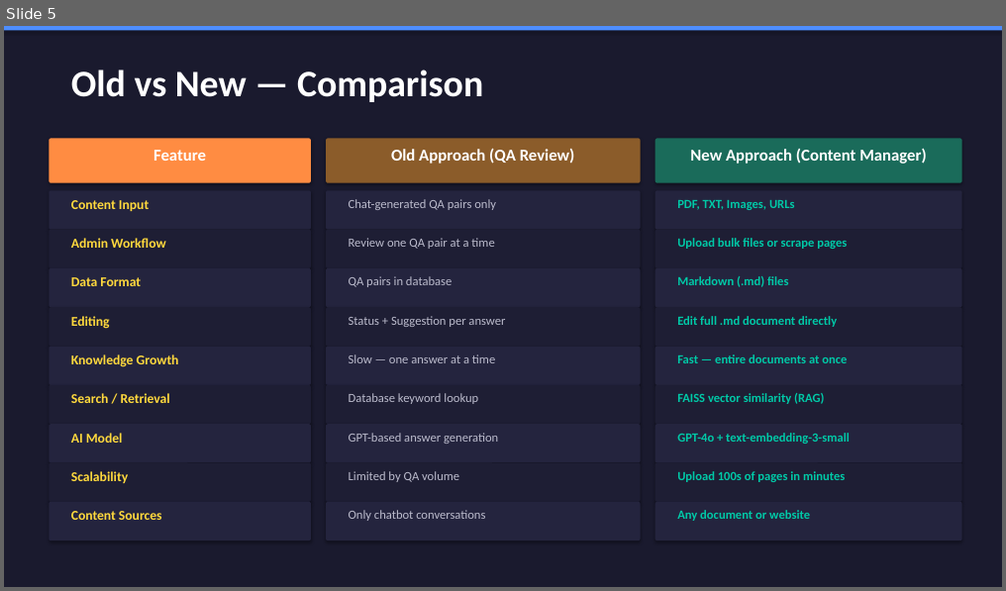
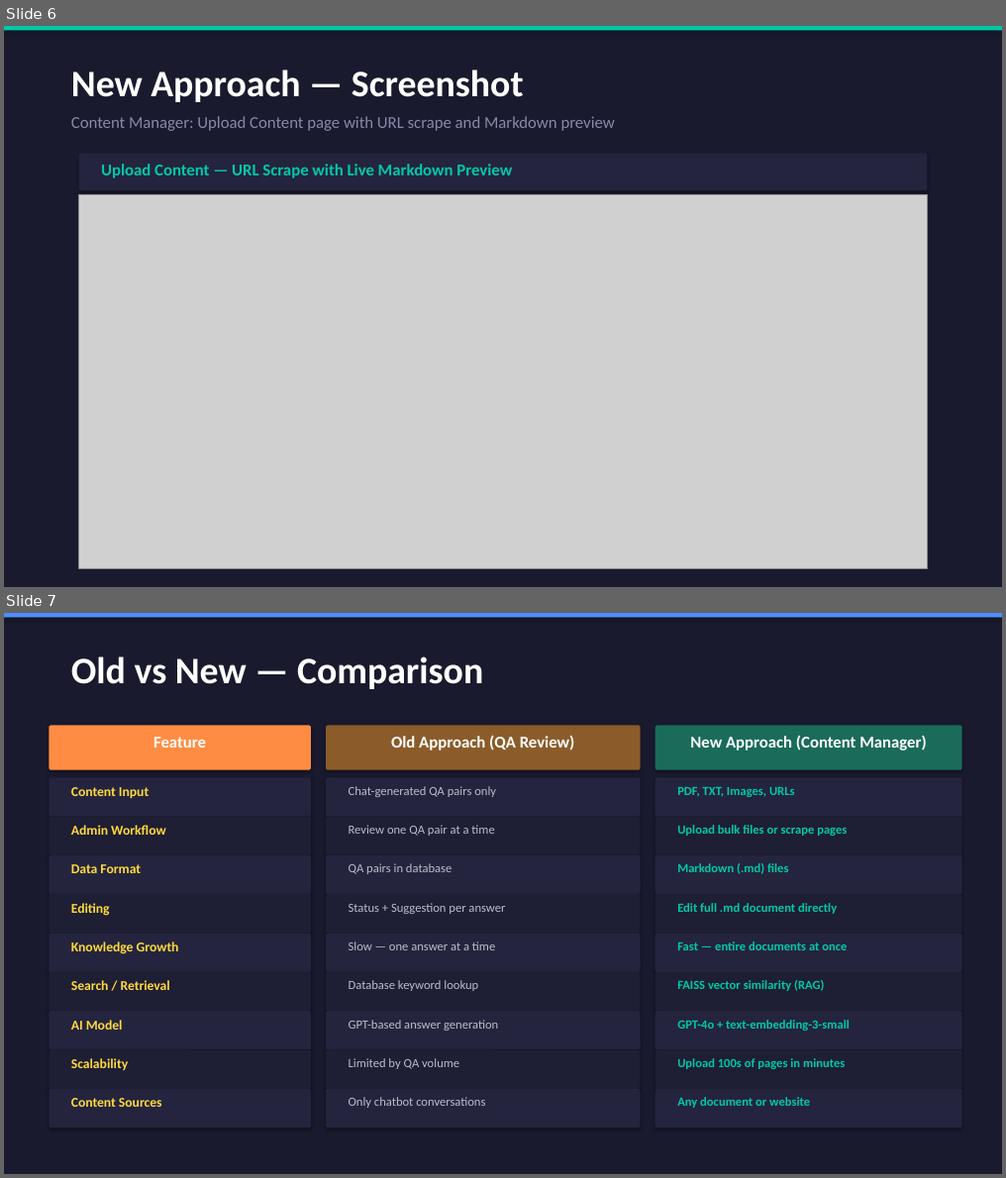
Before and after one commit to Harsh-SDEAI/CDP_Chatbot, a slide deck: CDP_Chatbot_Pipeline_Comparison.pptx. Shown one above the other, each under a label of ours: slide 5 before the commit, slides 6 and 7 after it. The pictures are 1006x591 and 1006x1178 pixels, drawn with LibreOffice and Linux fonts; fonts in the diff are those of the drawing; grey boxes stand for pictures. Boxes give left, top, right and bottom in pixels: in the first picture for what was removed or moved away, otherwise in the second. Text is boxed around its words. In the diff, an @@ line names an element or a change of style, - is before the commit and + after.

```diff
--- a/CDP_Chatbot_Pipeline_Comparison.pptx
+++ b/CDP_Chatbot_Pipeline_Comparison.pptx
@@ slide 6 added at (4,26,1002,587), background #1A1A2E @@
@@ rounded rectangle added at (4,26,1002,31), fill #00C9A7 @@
@@ text added at (71,70,524,102), 36 pt, text #FFFFFF, bold @@
+New Approach — Screenshot
@@ text added at (71,116,615,131), 16 pt, text #8888AA @@
+Content Manager: Upload Content page with URL scrape and Markdown preview
@@ rounded rectangle added at (79,154,927,190), fill #24243E @@
@@ text added at (101,164,512,178), 16 pt, text #00C9A7, bold @@
+Upload Content — URL Scrape with Live Markdown Preview
@@ picture added at (79,194,927,569) @@
@@ what was slide 5 is now slide 7 @@
```
Also in this commit, not shown: 1 other slide added, 4 other files.
